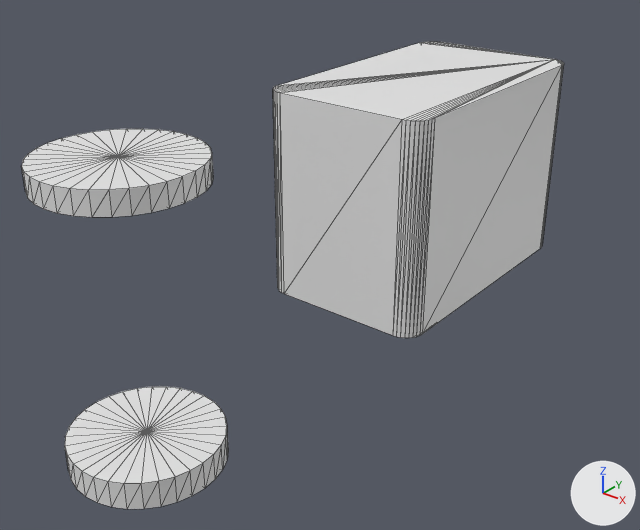
The OBJ model sim/model/meshes_kitoru_v20/vis_R_shank_c8c8f99.obj: old version first, new version second.
Both versions are drawn from a 50 mm lens placed at (75.7, -59.1, 51.9), pointed at (-3.4, 39.8, -9.4). The axes (+X, +Y, +Z) are drawn at lower right. The lights are the same throughout. The picture after the commit comes second. Mesh edges are drawn as thin lines. Where no turn or scale is listed for an object, it has been applied to the vertices.

Objects in the first picture: 'vis_R_shank_c8c8f99'.
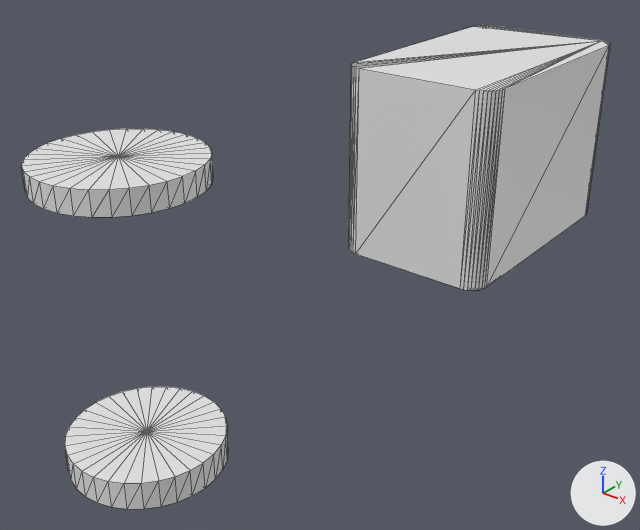
The change in detail:
me_vis_r_shank_c8c8f99 is used by ob_vis_r_shank_c8c8f99; location (0.0, 0.0, 0.0).
me_vis_r_shank_c8c8f99 had 204 vertices, 396 faces and spanned x -14.2..14.2, y -10.3..86.2, z -20.9..20.0.
me_vis_r_shank_c8c8f99 now has 204 vertices, 396 faces and spans x -14.2..14.2, y -10.3..106.2, z -20.9..20.0.
me_vis_r_shank_c8c8f99 part 1: the loose piece of 72 vertices spanning x -14.2..14.2, y 39.8..86.2, z -17.0..17.0 is moved by (0.0, 20.0, 0.0).

What differs and where, as boxes (x1, y1, x2, y2) in the pictures (640 x 530 px; the box of a moved part takes in the faces that stretch with it):
'vis_R_shank_c8c8f99', reshaped (8% wider): before (21, 41, 564, 509); after (21, 25, 610, 509)
part 1 of me_vis_r_shank_c8c8f99, moved or reshaped: before (273, 41, 564, 338); after (349, 25, 610, 290)
